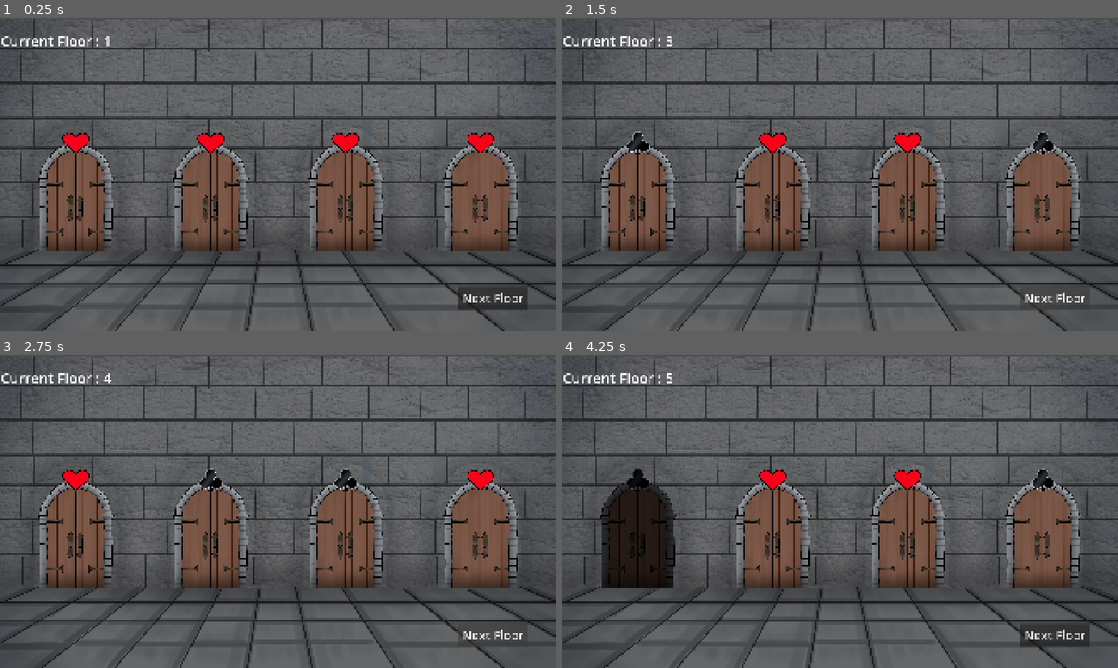
Above: before the commit, frames 1-4 (two rows, left to right).
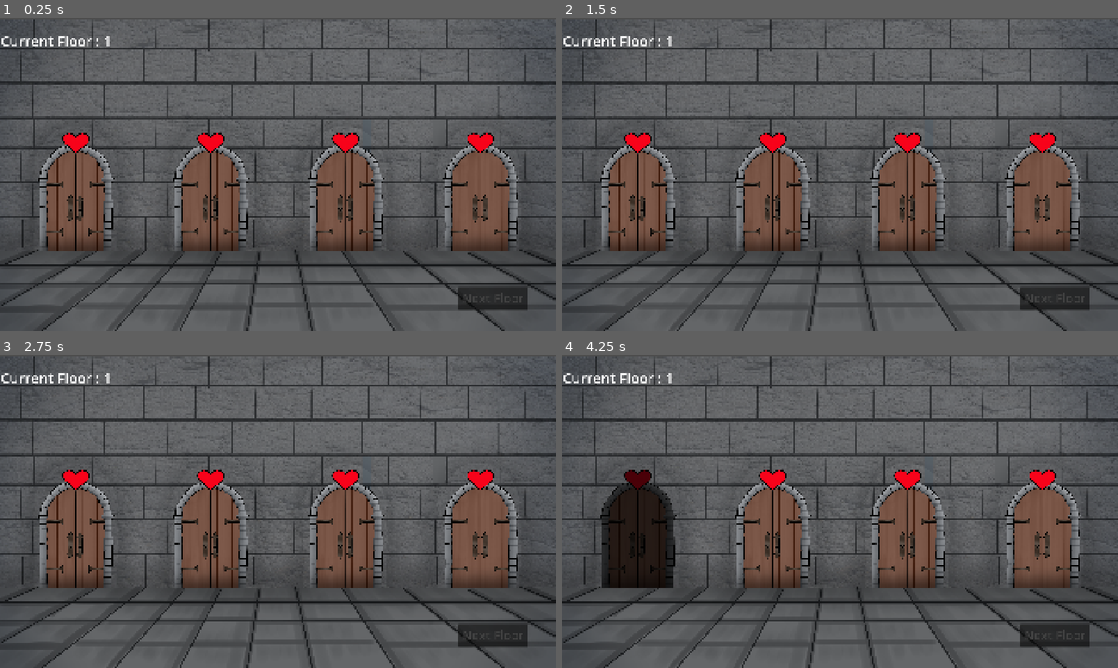
Above: after the commit, the same moments.

Repository: GanisAD/SCOUNDREL-COMPFEST-18-IGI
Game: Godot game, scene res://Scene/explore.tscn
Two runs of this game, one before a commit and one after it. Both use one fixed random seed, a clock stepped at 60 frames per second and the inputs below.
Inputs (mouse positions are in pixels of both pictures, inside the frame that each line leads up to):
- Up to frame 1 (0.25 s): no input
- Up to frame 2 (1.5 s): click (1056, 299) at 0.5 s, where only the run before the commit has a clickable "Next Floor"; click (1056, 299) at 1.25 s, where only the run before the commit has a clickable "Next Floor"
- Up to frame 3 (2.75 s): click (494, 636) at 2 s, where only the run before the commit has a clickable "Next Floor"
- Up to frame 4 (4.25 s): tap Enter at 2.75 s; drag from (578, 480) to (895, 442) at 2.77 s; click "Forfeit" at 3.5 s

The runs differ from the first frame. In frame 1, 0.1% of the frame differs, in the area x 83-94%, y 87-91%; in frame 2, 1.4%, in the area x 11-95%, y 5-94%; in frame 3, 1.4%; in frame 4, 0.7%.

Commit message:
Simple implementation of room 75% explored

Diff:
--- a/Script/Exploration/dungeon_manager.gd
+++ b/Script/Exploration/dungeon_manager.gd
@@ -40,6 +40,7 @@
 		if door:
 			door.set_door_state(Door.State.DISABLED)
 
+	GameManager.explored_room += 1
 	GameManager.enter_room(selected_room, index)
 
 func _on_elevator_used() -> void:
@@ -48,6 +49,7 @@
 		return
 
 	GameManager.current_floor += 1
+	GameManager.explored_room = 0
 	update_floor_ui()
 	reroll_all_doors()
 
--- a/Script/Exploration/elevator.gd
+++ b/Script/Exploration/elevator.gd
@@ -8,6 +8,15 @@
 	# Menghubungkan sinyal klik bawaan Button ke pemancar sinyal elevator_used
 	pressed.connect(_on_pressed)
 
+func _process(_delta: float) -> void:
+	if GameManager.explored_room < GameManager.min_explored_room:
+		modulate = Color(0.3, 0.3, 0.3)
+		mouse_filter = Control.MOUSE_FILTER_IGNORE
+	else:
+		modulate = Color.WHITE
+		mouse_filter = Control.MOUSE_FILTER_STOP
+
+
 func _on_pressed() -> void:
 	print("Elevator: Tombol dipencet!")
 	elevator_used.emit()
--- a/Script/Game_System/game_manager.gd
+++ b/Script/Game_System/game_manager.gd
@@ -4,6 +4,8 @@
 # --- DATA PROGRES PEMAIN (RUN DATA) ---
 var current_floor: int = 1
 var max_floor: int = 13
+var explored_room: int = 0
+var min_explored_room: int = 3
 var player_hp: int = 100
 var max_hp: int = 100
 var player_gold: int = 0
@@ -24,6 +26,7 @@
 ## Dipanggil saat memulai permainan/run baru dari awal
 func start_new_run() -> void:
 	current_floor = 1
+	explored_room = 0
 	active_doors_data.clear()
 	player_hp = max_hp
 	player_gold = 0
